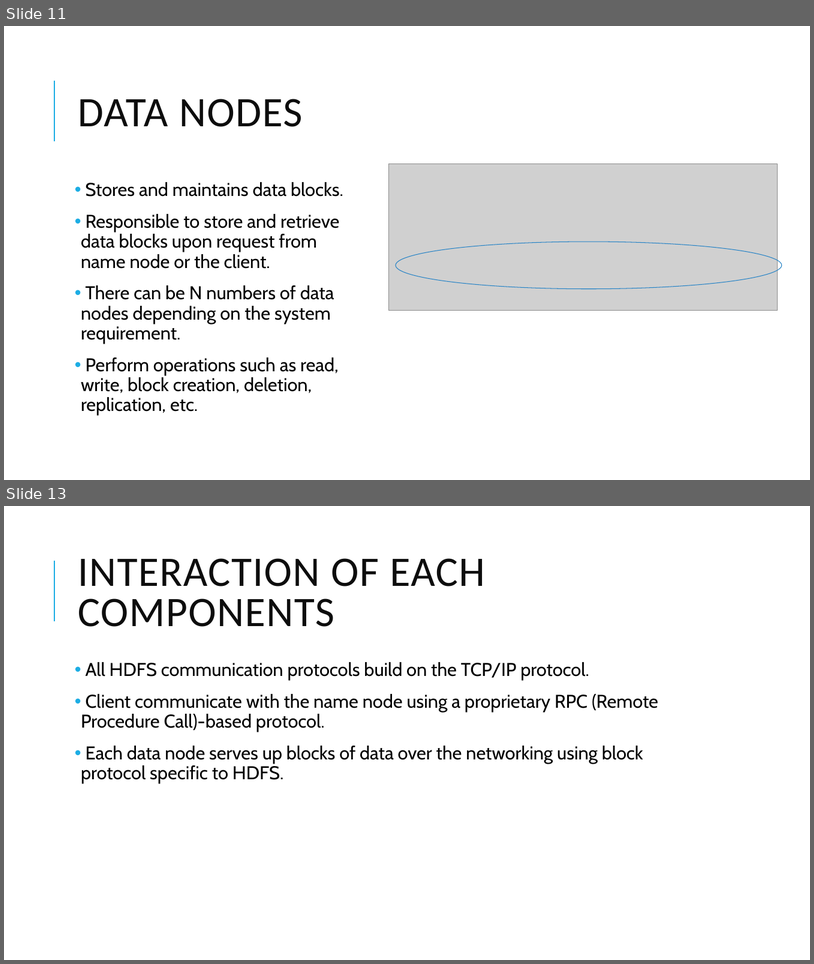
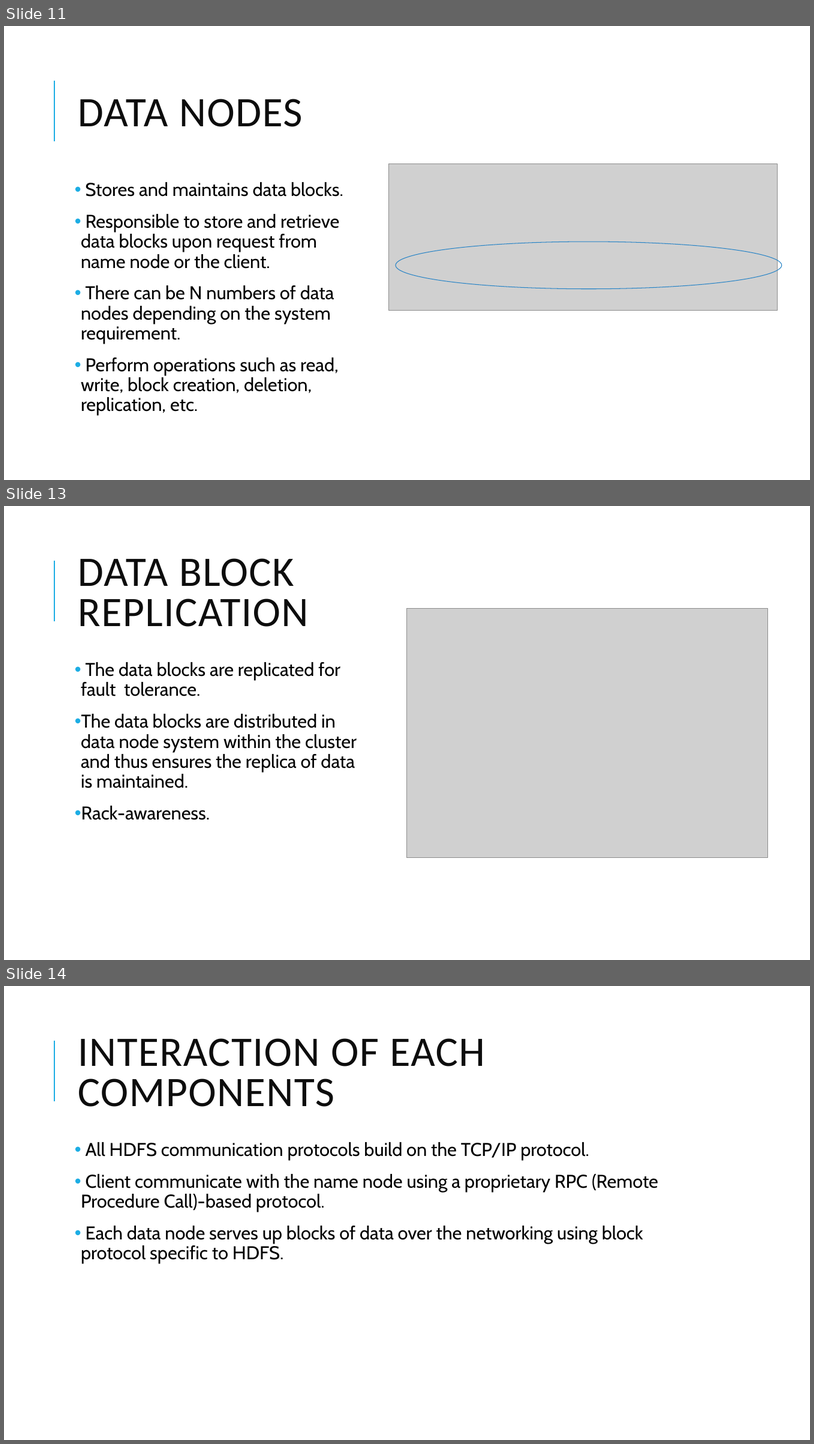
Before and after one commit to dsjili/eecs4314, a slide deck: Julian_Assignment1_10162016.pptx. Shown one above the other, each under a label of ours: slides 11 and 13 before the commit, slides 11, 13 and 14 after it; the slides between them are not shown. The pictures are 814x964 and 814x1444 pixels, drawn with LibreOffice and Linux fonts; fonts in the diff are those of the drawing; grey boxes stand for pictures. Boxes give left, top, right and bottom in pixels: in the first picture for what was removed or moved away, otherwise in the second. Text is boxed around its words. In the diff, an @@ line names an element or a change of style, - is before the commit and + after.

```diff
--- a/Julian_Assignment1_10162016.pptx
+++ b/Julian_Assignment1_10162016.pptx
@@ slide 13 added at <box>4,506,810,960</box>, background #FFFFFF; not listed: 1 template element that a slide beside it also shows @@
@@ title added at <box>78,558,309,627</box>, 50 pt, text #0D0D0D @@
+DATA BLOCK REPLICATION
@@ picture added at <box>408,608,768,858</box> @@
@@ text added at <box>81,662,357,820</box>, 22 pt, text #000000 @@
+• The data blocks are replicated for fault tolerance.
+• The data blocks are distributed in data node system within the cluster and thus ensures the replica of data is maintained.
+• Rack-awareness.
@@ what was slide 13 is now slide 14 @@
```
Also in this commit, not shown: 1 slide changed.
